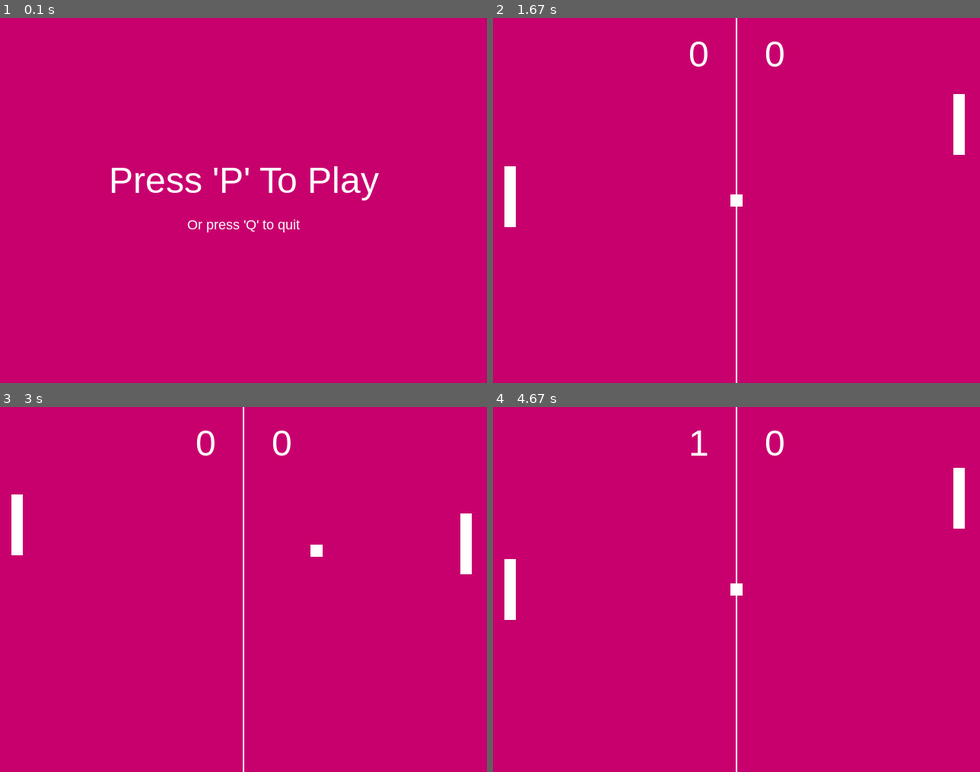
Above: before the commit, frames 1-4 (two rows, left to right).
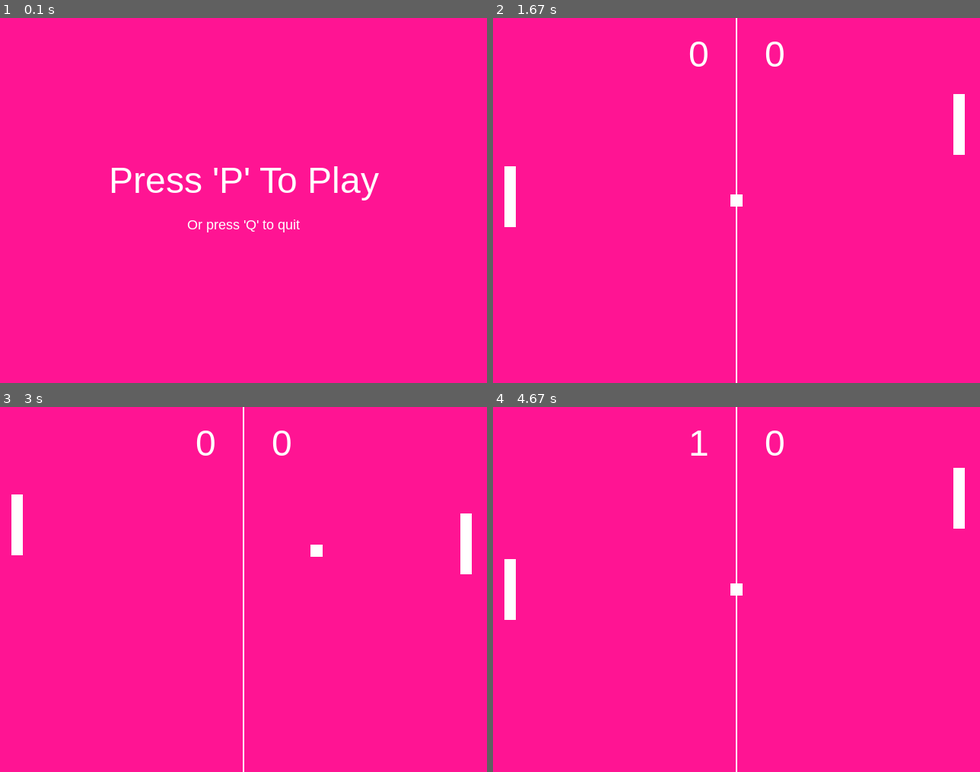
Above: after the commit, the same moments.

Repository: ogilberry/my-pygame-games
Game: pygame game, started from pypong.py
Two runs of this game, one before a commit and one after it. Both use one fixed random seed, a clock stepped at 60 frames per second and the inputs below.
Inputs:
- Up to frame 1 (0.1 s): no input
- Up to frame 2 (1.67 s): tap P at 0.33 s; hold Up 0.67-1.13 s; hold Down 1.17-1.47 s; hold Up from 1.5 s (still down)
- Up to frame 3 (3 s): release Up at 1.87 s; hold Down 1.9-2.27 s; hold Up 2.3-2.6 s; hold Down 2.63-2.93 s; hold Up from 2.97 s (still down)
- Up to frame 4 (4.67 s): release Up at 3.33 s; hold Down 3.37-3.73 s; hold Up 3.77-4.07 s; hold Down 4.1-4.4 s; hold Up from 4.43 s (still down)

The runs differ from the first frame. In frame 1, 99% of the frame differs, in the area x 0-100%, y 0-100%; in frame 2, 99%; in frame 3, 99%; in frame 4, 99%.

Commit message:
Changed background colour to pink

Diff:
--- a/pypong.py
+++ b/pypong.py
@@ -342,7 +342,7 @@
 		pygame.display.set_caption("Pyng Pong")
 		self.clock = pygame.time.Clock()
 		self.objects = [GameController(self.game_window)]
-		self.back_colour = (200,0,110) #RGB colour tuple for black
+		self.back_colour = (255,20,147) #RGB colour tuple for some shade of pink, arguably purple
 		self.game_speed = 60	#frames per second
 		#start the game loop
 		self.game_loop()
